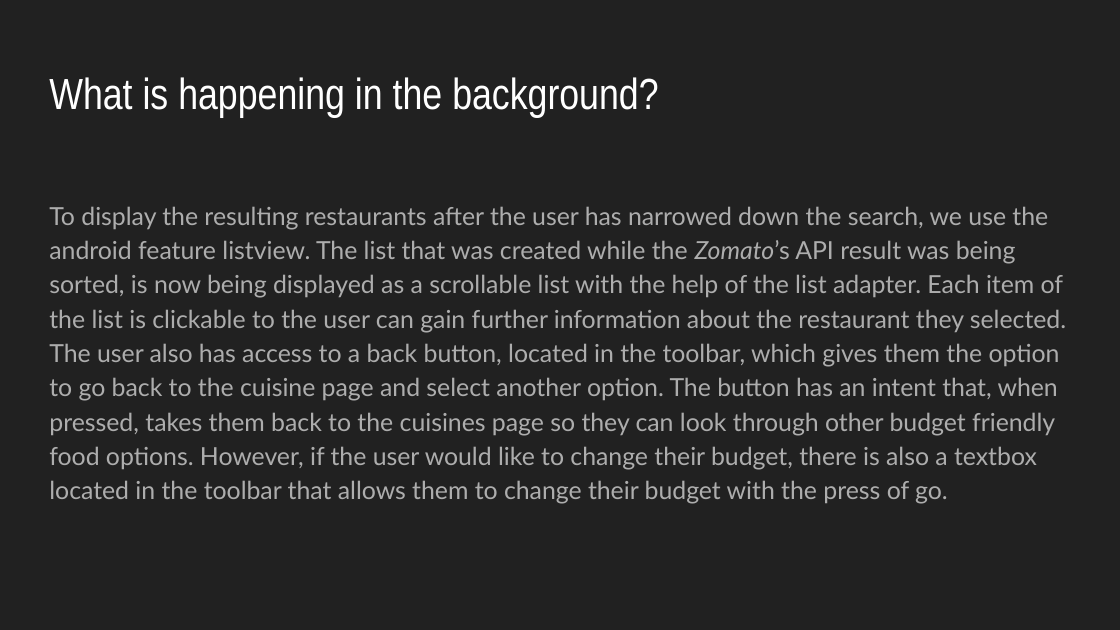
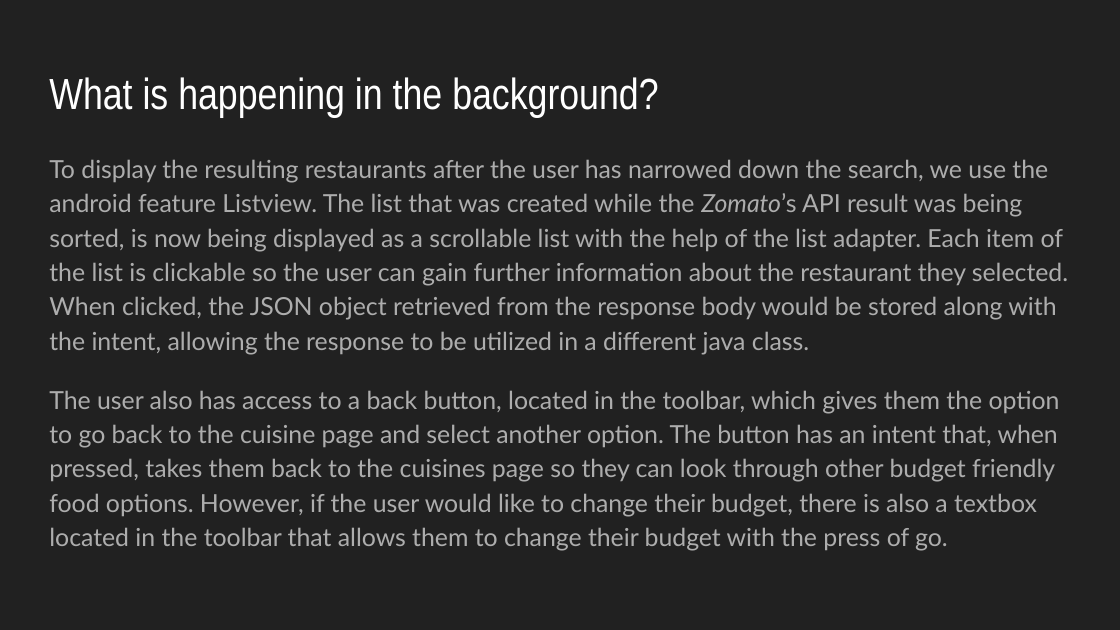
Before and after one commit to davidabadi/cheapskate, a slide deck: slide 11 of ProjectArchitecture.pptx. Drawn at 1120x630 pixels with LibreOffice and Linux fonts; fonts in the diff are those of the drawing. Boxes give left, top, right and bottom in pixels: in the first picture for what was removed or moved away, otherwise in the second. Text is boxed around its words. In the diff, an @@ line names an element or a change of style, - is before the commit and + after.

Commit message:
revised powerpoint

```diff
--- a/ProjectArchitecture.pptx
+++ b/ProjectArchitecture.pptx
@@ text at (x1=49, y1=159, x2=1068, y2=551): text changed @@
-To display the resulting restaurants after the user has narrowed down the search, we use the android feature listview. The list that was created while the Zomato’s API result was being sorted, is now being displayed as a scrollable list with the help of the list adapter. Each item of the list is clickable to the user can gain further information about the restaurant they selected. The user also has access to a back button, located in the toolbar, which gives them the option to go back to the cuisine page and select another option. The button has an intent that, when pressed, takes them back to the cuisines page so they can look through other budget friendly food options. However, if the user would like to change their budget, there is also a textbox located in the toolbar that allows them to change their budget with the press of go.
+To display the resulting restaurants after the user has narrowed down the search, we use the android feature Listview. The list that was created while the Zomato’s API result was being sorted, is now being displayed as a scrollable list with the help of the list adapter. Each item of the list is clickable so the user can gain further information about the restaurant they selected. When clicked, the JSON object retrieved from the response body would be stored along with the intent, allowing the response to be utilized in a different java class.
+The user also has access to a back button, located in the toolbar, which gives them the option to go back to the cuisine page and select another option. The button has an intent that, when pressed, takes them back to the cuisines page so they can look through other budget friendly food options. However, if the user would like to change their budget, there is also a textbox located in the toolbar that allows them to change their budget with the press of go.
```
Also in this commit, not shown: 4 other slides changed.
